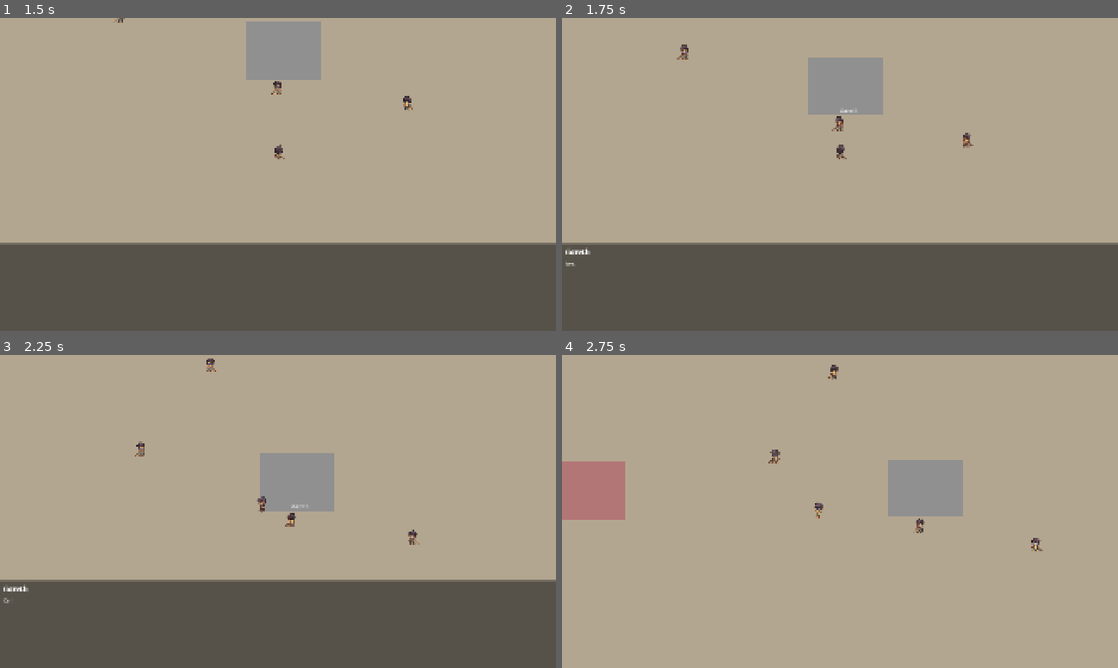
Above: before the commit, frames 1-4 (two rows, left to right).
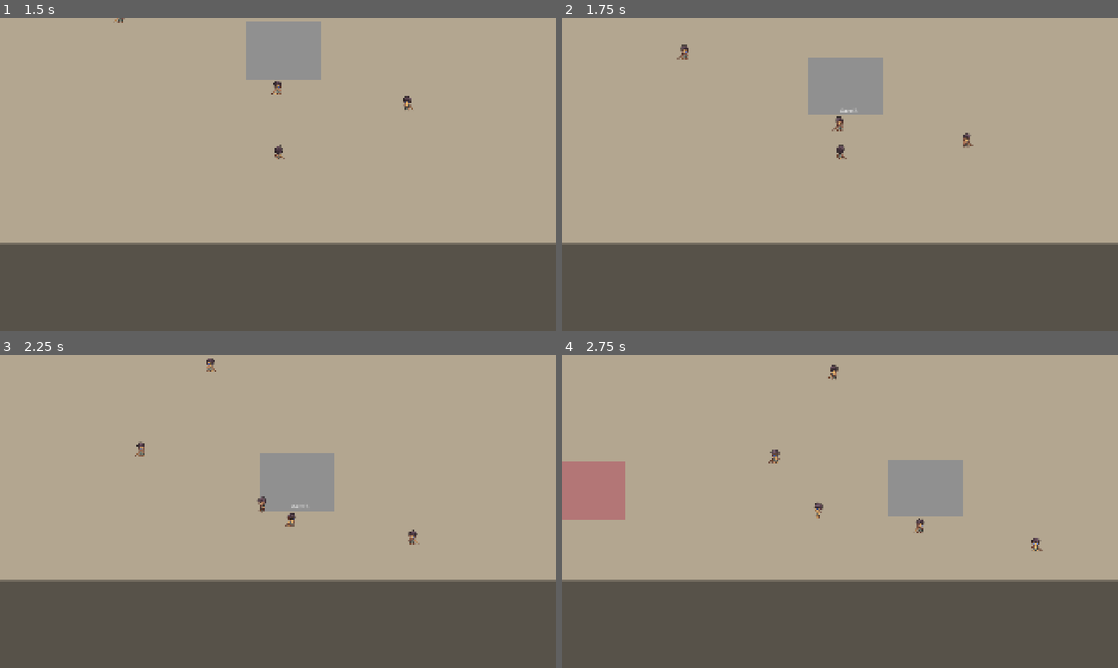
Above: after the commit, the same moments.

Repository: BradleyCharles/erimentha
Game: Godot game, scene res://world/town.tscn
Two runs of this game, one before a commit and one after it. Both use one fixed random seed, a clock stepped at 60 frames per second and the inputs below. This scene is started directly instead of the project's main scene.
Inputs:
- Up to frame 1 (1.5 s): tap Enter at 0.5 s; hold Up (move_up) from 0.53 s (still down); tap A (attack) at 0.6 s; tap 1 at 1.35 s
- Up to frame 2 (1.75 s): keep holding Up (move_up)
- Up to frame 3 (2.25 s): release Up (move_up) at 2.03 s; hold Left (move_left) from 2.03 s (still down); tap 2 at 2.1 s
- Up to frame 4 (2.75 s): keep holding Left (move_left)

Frame 1 is identical in both runs. In frame 2, less than 0.1% of the frame differs, in the area x 0-6%, y 73-80%; in frame 3, less than 0.1%; in frame 4, 28%, in the area x 0-100%, y 71-100%.

Commit message:
Refactor NPC role handling: move npc_role to exports and update town configuration

Diff:
--- a/autoload/scene_manager.gd
+++ b/autoload/scene_manager.gd
@@ -37,11 +37,6 @@
 
 const FIELD_SCENE := "res://world/field.tscn"
 const TOWN_SCENE  := "res://world/town.tscn"
-
-const AREA_NAMES : Dictionary = {
-	FIELD_SCENE: "The Ashfield",
-	TOWN_SCENE:  "Thornwall",
-}
 
 
 # ── Pipeline Config ───────────────────────────────────────────────────────────
@@ -365,12 +360,31 @@
 
 # ── Scene transition ──────────────────────────────────────────────────────────
 
+func _get_area_name(scene_path: String) -> String:
+	if scene_path == FIELD_SCENE:
+		return "The Ashfield"
+	if scene_path == TOWN_SCENE:
+		var path := _project_path + "world_registry.json"
+		var file := FileAccess.open(path, FileAccess.READ)
+		if file:
+			var parser := JSON.new()
+			if parser.parse(file.get_as_text()) == OK:
+				var display_name := parser.get_data()\
+					.get("towns", {})\
+					.get("thornwall", {})\
+					.get("display_name", "Thornwall") as String
+				file.close()
+				return display_name
+			file.close()
+	return ""
+
+
 func _transition_to(scene_path: String) -> void:
 	if _transitioning:
 		return
 	_transitioning = true
 
-	var area_name := AREA_NAMES.get(scene_path, "") as String
+	var area_name := _get_area_name(scene_path)
 	var ls        := _loading_packed.instantiate()
 	get_tree().root.add_child(ls)
 
--- a/npc/npc_base.gd
+++ b/npc/npc_base.gd
@@ -25,6 +25,7 @@
 
 # ── Exports ───────────────────────────────────────────────────────────────────
 
+@export var npc_role        : String = ""
 @export var npc_id          : String = ""
 @export var npc_name        : String = "Villager"
 ## Path to the NPC's pre-rendered dialogue JSON, e.g. "res://dialogue/innkeeper_day1.json"
@@ -32,7 +33,6 @@
 @export var detection_radius: float  = 160.0
 ## True for anonymous background NPCs that wander but carry no dialogue.
 @export var is_wanderer     : bool   = false
-@export var npc_role: String = ""
 
 
 # ── Node refs ─────────────────────────────────────────────────────────────────
@@ -129,8 +129,10 @@
 func _on_area_entered(area: Area2D) -> void:
 	if not _is_player_area(area):
 		return
-	_player_in_range    = true
-	_name_lbl.visible   = true
+	_player_in_range  = true
+	_name_lbl.visible = true
+	if npc_id != "" and not SceneManager.get_flag("met_" + npc_id.to_lower()):
+		SceneManager.set_flag("met_" + npc_id.to_lower(), true)
 	_open_dialogue()
 
 
--- a/world/town.tscn
+++ b/world/town.tscn
@@ -43,24 +43,21 @@
 
 [node name="InnKeeper" parent="." unique_id=885997462 instance=ExtResource("2_7cdph")]
 position = Vector2(2399, 700)
-npc_id = "mira"
+npc_role = "innkeeper"
 npc_name = "Mira"
 dialogue_file = "res://dialogue/innkeeper_day1.json"
-npc_role = "innkeeper"
 
 [node name="BountyGiver" parent="." unique_id=287870813 instance=ExtResource("2_7cdph")]
 position = Vector2(820, 1400)
-npc_id = "commander_aldric"
+npc_role = "guild_commander"
 npc_name = "Commander Aldric"
 dialogue_file = "res://dialogue/bounty_giver_day1.json"
-npc_role = "guild_commander"
 
 [node name="Blacksmith" parent="." unique_id=2069544344 instance=ExtResource("2_7cdph")]
 position = Vector2(2400, 1460)
-npc_id = "gareth"
+npc_role = "blacksmith"
 npc_name = "Gareth"
 dialogue_file = "res://dialogue/gareth_day1.json"
-npc_role = "blacksmith"
 
 [node name="Wanderer1" parent="." unique_id=1732173090 instance=ExtResource("2_7cdph")]
 position = Vector2(1800, 1200)
